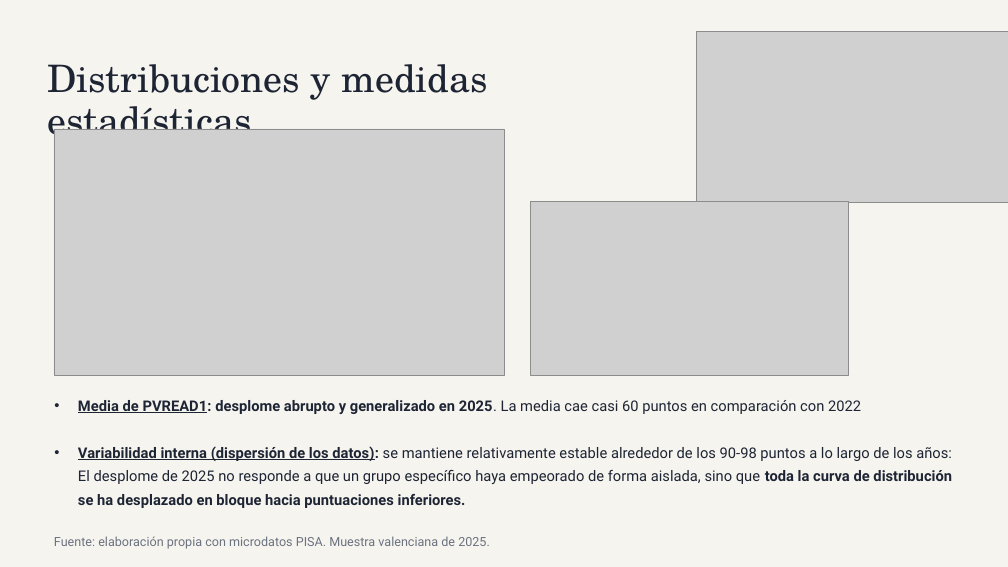
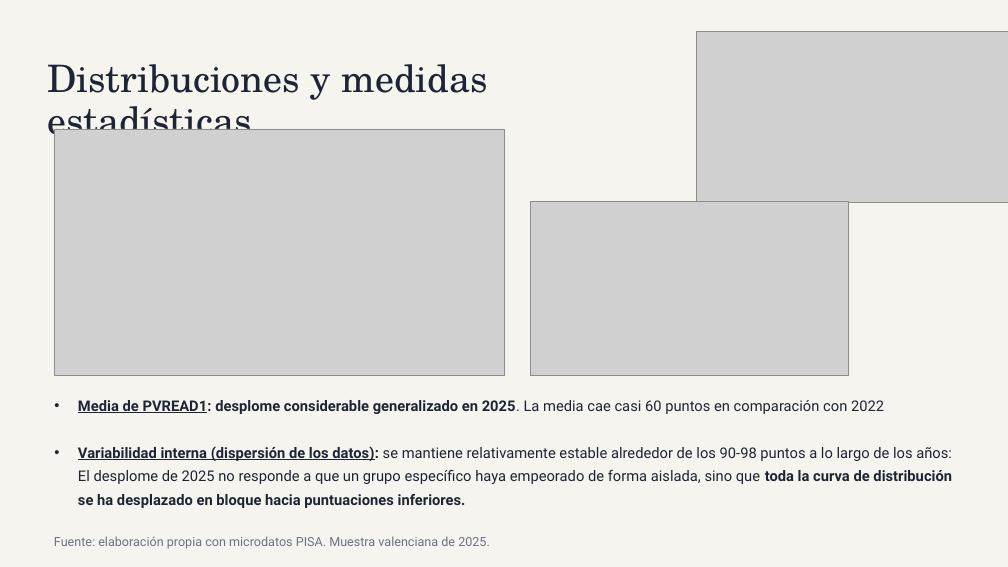
Before and after one commit to PaulitaLull/EDA_PAULA_LULL, a slide deck: slide 7 of presentación_PISA_Valencia.pptx (slide 5 before the commit). Drawn at 1008x567 pixels with LibreOffice and Linux fonts; fonts in the diff are those of the drawing; grey boxes stand for pictures. Boxes give left, top, right and bottom in pixels: in the first picture for what was removed or moved away, otherwise in the second. Text is boxed around its words. In the diff, an @@ line names an element or a change of style, - is before the commit and + after.

```diff
--- a/presentación_PISA_Valencia.pptx
+++ b/presentación_PISA_Valencia.pptx
@@ text at (78, 400, 884, 414): text changed @@
-• Media de PVREAD1: desplome abrupto y generalizado en 2025. La media cae casi 60 puntos en comparación con 2022
+• Media de PVREAD1: desplome considerable generalizado en 2025. La media cae casi 60 puntos en comparación con 2022
```
Also in this commit, not shown: 2 other slides changed, 3 slides added, 2 other files.
